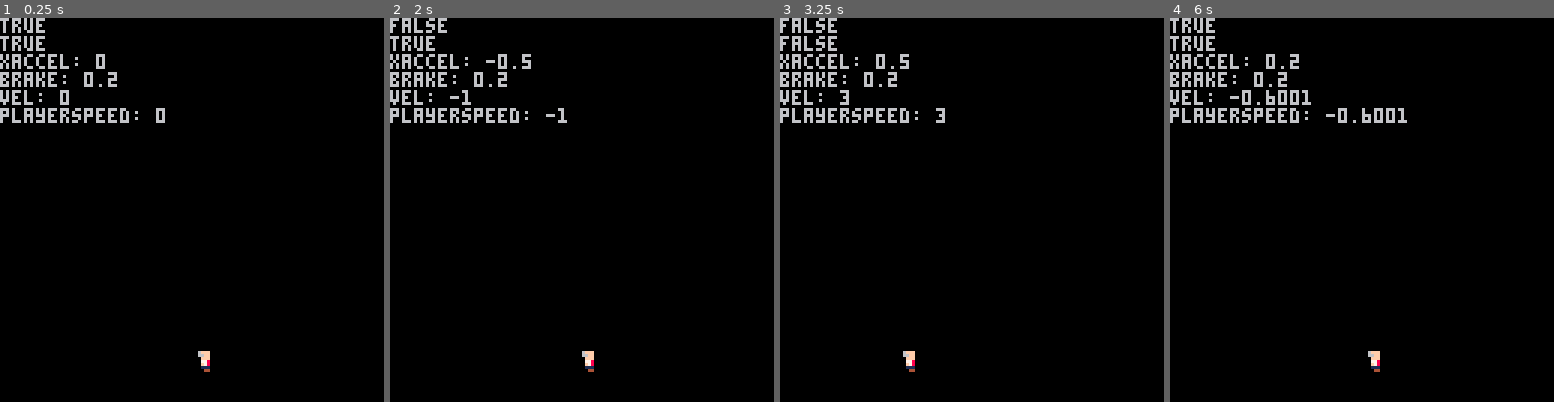
Above: before the commit, frames 1-4 (left to right).
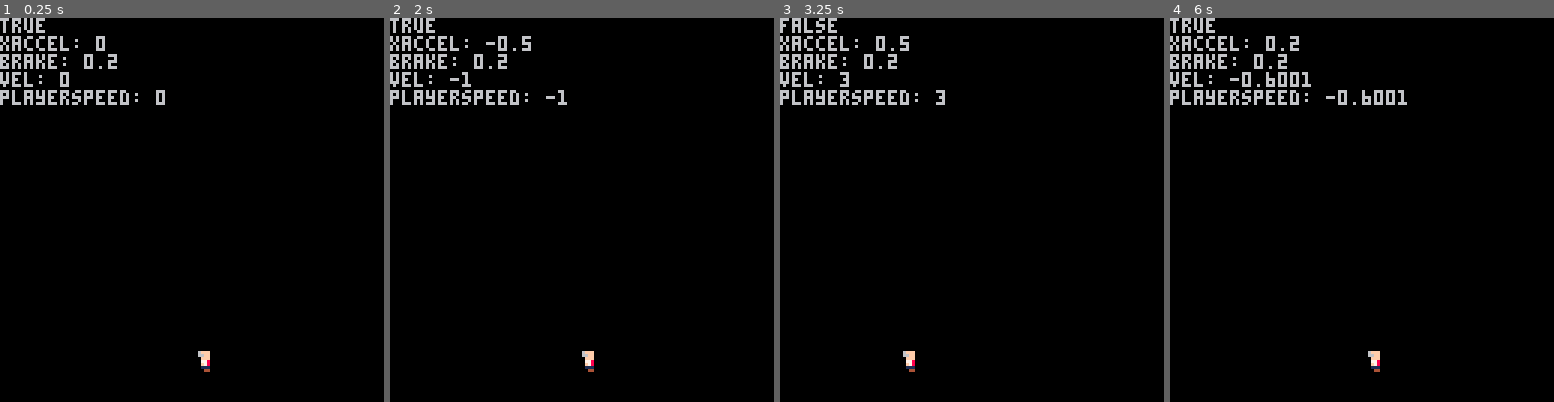
Above: after the commit, the same moments.

Repository: jloiterman/ld51_new
Game: PICO-8 cartridge ld51.p8
Same seed, same stepped clock (60 frames per second), same inputs: the game is played once before the commit and once after it.
Inputs:
- Up to frame 1 (0.25 s): no input
- Up to frame 2 (2 s): hold Left from 1.97 s (still down)
- Up to frame 3 (3.25 s): release Left at 2.37 s; hold Right from 2.87 s (still down)
- Up to frame 4 (6 s): release Right at 3.53 s; hold Right 4.13-4.53 s; hold Left 5.13-5.8 s

The runs differ from the first frame. In frame 1, 2.6% of the frame differs, in the area x 0-43%, y 4-28%; in frame 2, 2.8%; in frame 3, 2.6%; in frame 4, 3.3%, in the area x 0-62%, y 4-28%.

Commit message:
we don't call nobuttons() anymore, so I deleted all the references to it.

Diff:
--- a/ld51.p8
+++ b/ld51.p8
@@ -24,7 +24,6 @@
 function _draw()
     cls()
     spr(2,player.pos.x,player.pos.y)
-    print(nobuttons())
     print(getplayerspeed()<v_mag(player.brake))
     print("xaccel: " .. player.accel.x)
     print("brake: " .. player.brake.x)
@@ -39,13 +38,7 @@
     return(player.vel.x)
 end
 
-function nobuttons()
-    if (not btn(0)) and (not btn(1)) then
-        return true
-    else
-        return false
-    end
-end
+
 
 function update_vel(p)
     -- find the player's desired movement direction
